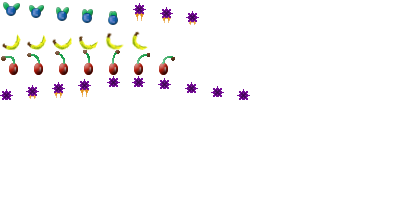
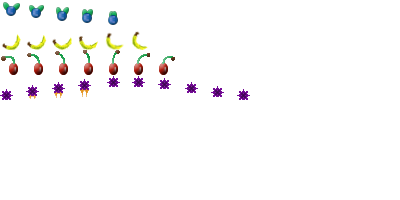
Layer changes from the first (400, 200) image to the second:
hid "blastFruits" over left=133, top=3, right=199, bottom=22
hid "blastCombined" over left=135, top=12, right=196, bottom=25
